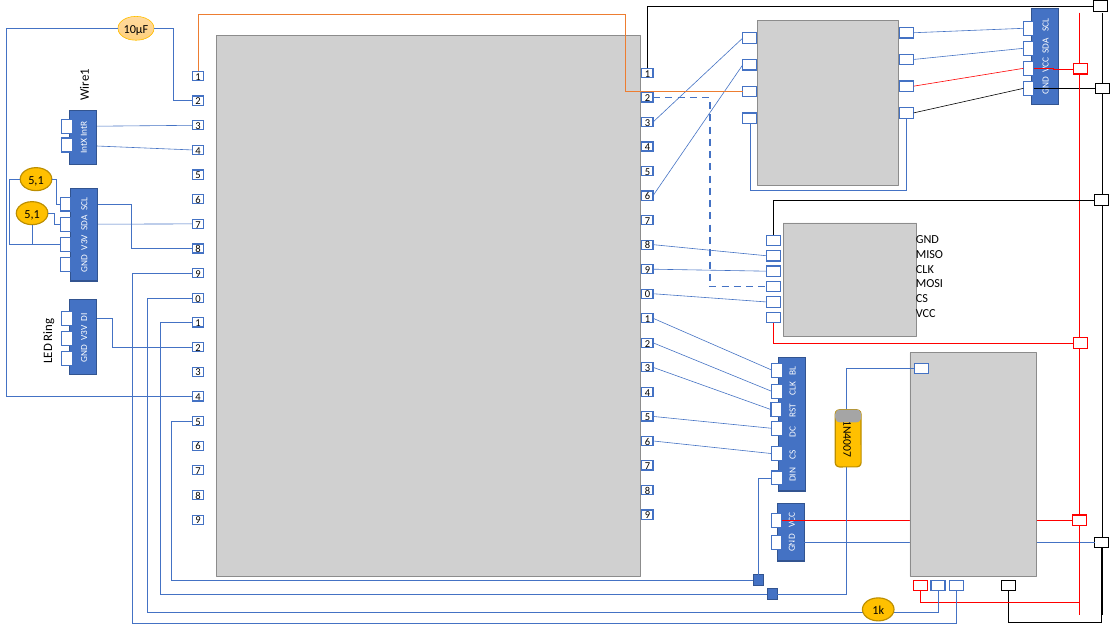
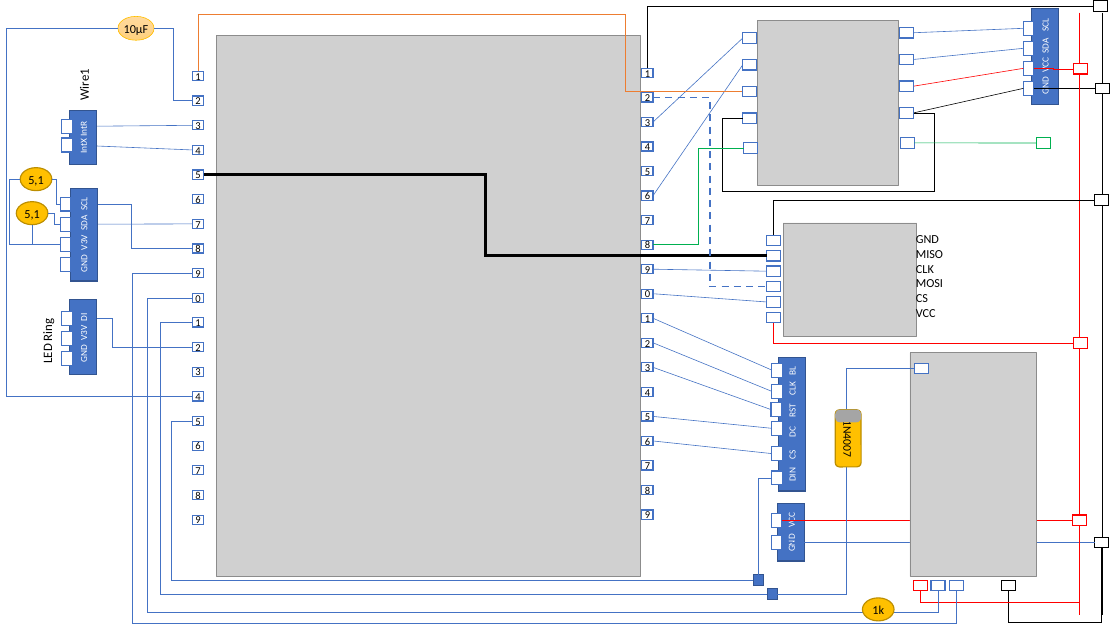
Before and after one commit to jeskes/activityboard, a slide deck: slide 26 of Activityboard.pptx. Drawn at 1120x630 pixels with LibreOffice and Linux fonts; fonts in the diff are those of the drawing; grey boxes stand for pictures. Boxes give left, top, right and bottom in pixels: in the first picture for what was removed or moved away, otherwise in the second. Text is boxed around its words. In the diff, an @@ line names an element or a change of style, - is before the commit and + after.

```diff
--- a/Activityboard.pptx
+++ b/Activityboard.pptx
@@ elbow line moved from (750, 124) - (907, 118) to (743, 118) - (914, 113) @@
@@ elbow line (743, 118) - (914, 113): stroke #4472C4 0.5 pt to #000000 0.5 pt @@
@@ elbow line added from (744, 148) to (654, 245), #00B050 0.5 pt @@
@@ rectangle added at <box>744,143,758,153</box>, fill #FFFFFF, outline #4472C4 1 pt @@
@@ rectangle added at <box>901,138,915,148</box>, fill #FFFFFF, outline #4472C4 1 pt @@
@@ line added from (1037, 143) to (915, 143), #00B050 0.5 pt @@
@@ rectangle added at <box>1037,138,1051,148</box>, fill #FFFFFF, outline #00B050 1 pt @@
@@ elbow line added from (203, 175) to (767, 256), #000000 2.5 pt @@
@@ line removed from (654, 245) to (767, 256) @@
```
Also in this commit, not shown: 6 other slides changed, 1 slide added, 1 slide removed, 19 other files.
